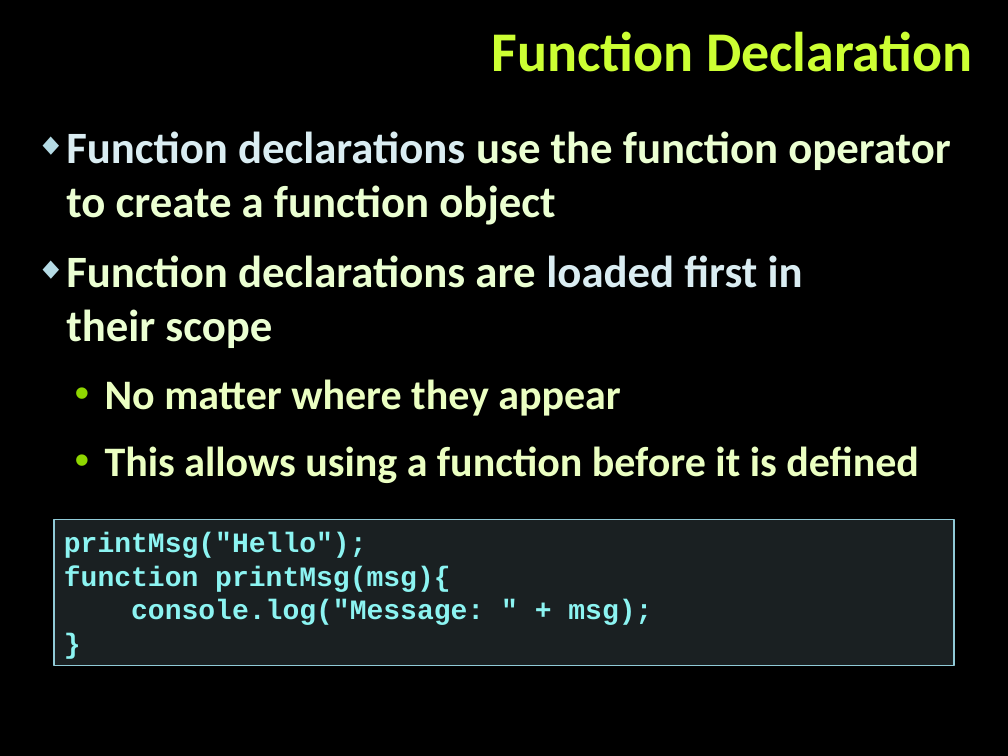
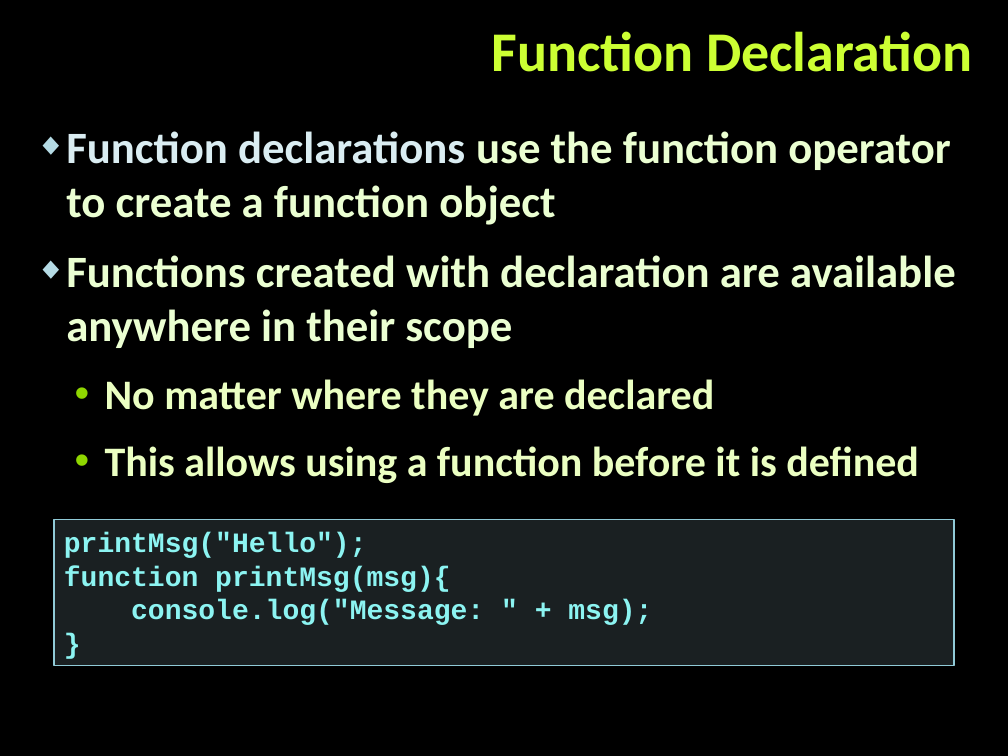
Before and after one commit to tddold/Telerik-Academy, a slide deck: slide 14 of Web Design &UI/4. JS OOP/Presentacions/Functions-and-function-expressions.pptx. Drawn at 1008x756 pixels with LibreOffice and Linux fonts; fonts in the diff are those of the drawing; background and template pictures are left out. Boxes give left, top, right and bottom in pixels: in the first picture for what was removed or moved away, otherwise in the second. Text is boxed around its words. In the diff, an @@ line names an element or a change of style, - is before the commit and + after.

```diff
--- a/Web Design &UI/4. JS OOP/Presentacions/Functions-and-function-expressions.pptx
+++ b/Web Design &UI/4. JS OOP/Presentacions/Functions-and-function-expressions.pptx
@@ text at bbox=[66, 255, 956, 416]: text changed @@
-◆ Function declarations are loaded first in
-  their scope
-  • No matter where they appear
+◆ Functions created with declaration are available anywhere in their scope
+  • No matter where they are declared
```
Also in this commit, not shown: 13 other slides changed, 3 slides added, 36 slides removed, 16 other files.
